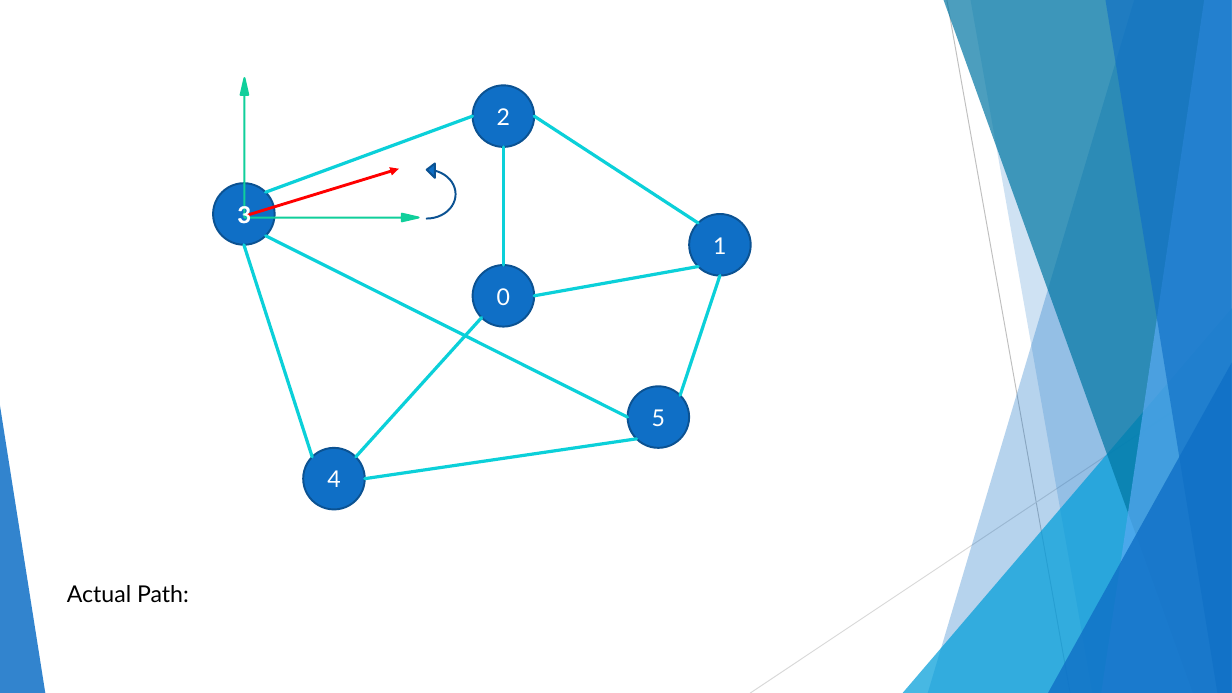
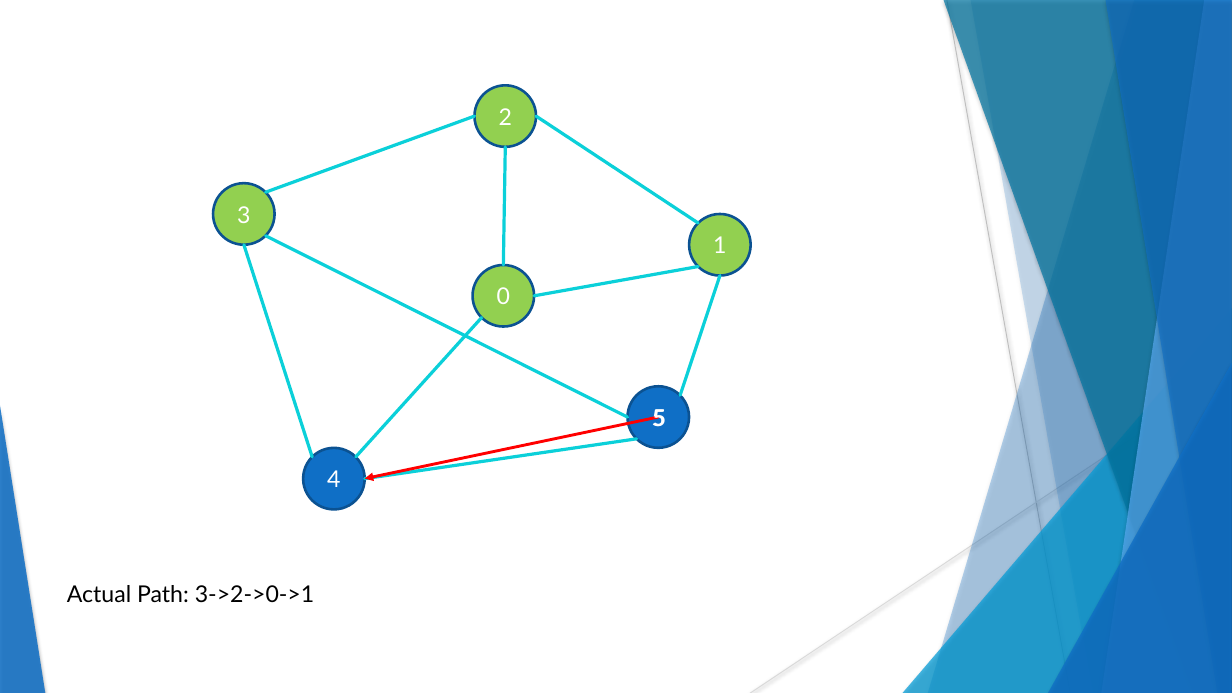
Before and after one commit to Spleentery/DA_TSP_Project-2, a slide deck: slide 23 of docs/Project 2.pptx (slide 8 before the commit). Drawn at 1232x693 pixels with LibreOffice and Linux fonts; fonts in the diff are those of the drawing. Boxes give left, top, right and bottom in pixels: in the first picture for what was removed or moved away, otherwise in the second. Text is boxed around its words. In the diff, an @@ line names an element or a change of style, - is before the commit and + after.

```diff
--- a/docs/Project 2.pptx
+++ b/docs/Project 2.pptx
@@ freeform shape at box(970, 0, 1232, 693): shadow on; outline redrawn @@
@@ left up arrow removed at box(240, 78, 419, 221) @@
@@ fill #0F6FC6 to #92D050; outline #0B5292 1.5 pt to #0B5292 2 pt in 4 elements at box(213, 183, 275, 245), box(689, 214, 751, 276), box(472, 265, 534, 327), box(475, 85, 537, 147) @@
@@ arrow removed from (248, 215) to (399, 169) @@
@@ curved up arrow removed at box(427, 163, 456, 219) @@
@@ text removed at box(237, 202, 250, 224) @@
-3
@@ ellipse "5" at box(628, 386, 689, 448): outline #0B5292 1.5 pt to #0B5292 2 pt @@
@@ shadow on in 7 elements at box(928, 0, 1232, 693), box(903, 308, 1232, 693), box(944, 0, 1232, 693), box(1102, 0, 1232, 693), box(1105, 0, 1232, 693), box(1048, 363, 1232, 693), box(0, 406, 45, 693) @@
@@ freeform shape added at box(365, 417, 659, 479), outline #FF0000 2.25 pt @@
@@ text added at box(652, 409, 665, 427), 18 pt, text #FFFFFF, bold @@
+5
@@ ellipse "4" at box(303, 448, 365, 510): outline #0B5292 1.5 pt to #0B5292 2 pt @@
@@ text at box(67, 585, 314, 603): text changed @@
-Actual Path:
+Actual Path: 3->2->0->1
```
Also in this commit, not shown: 22 other slides changed, 6 slides added, 1 slide removed, 3 other files.
